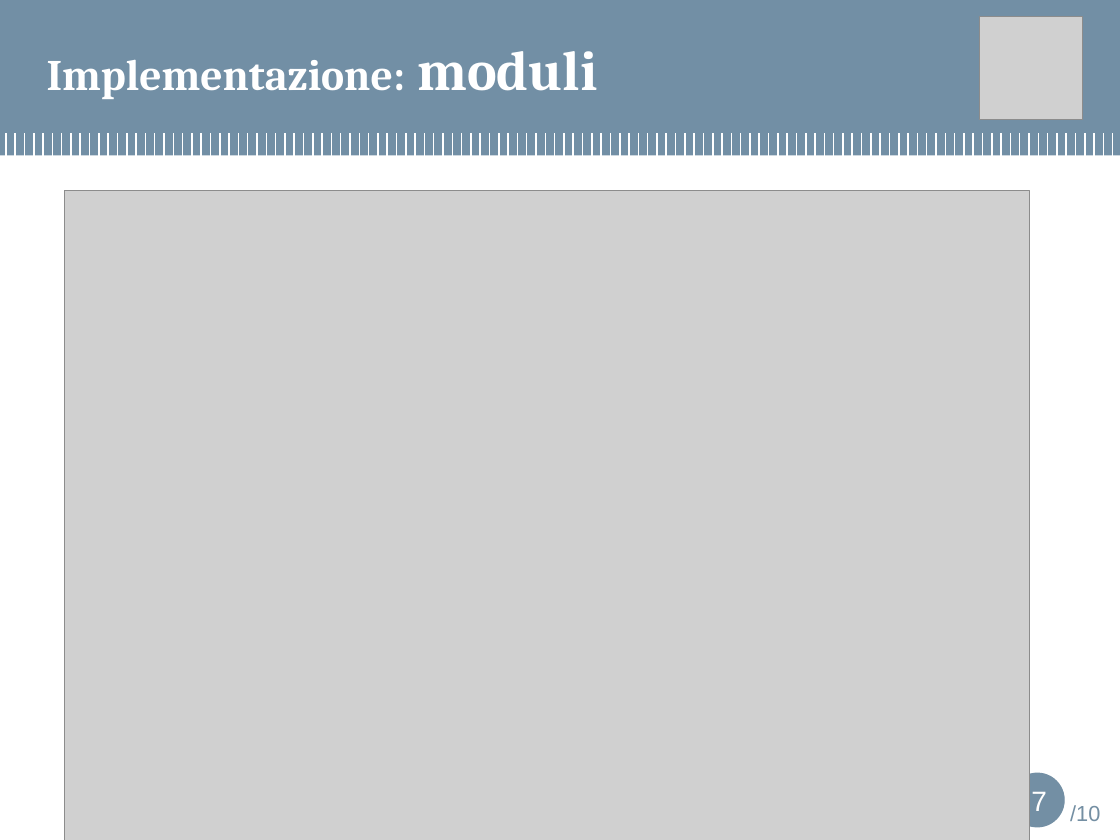
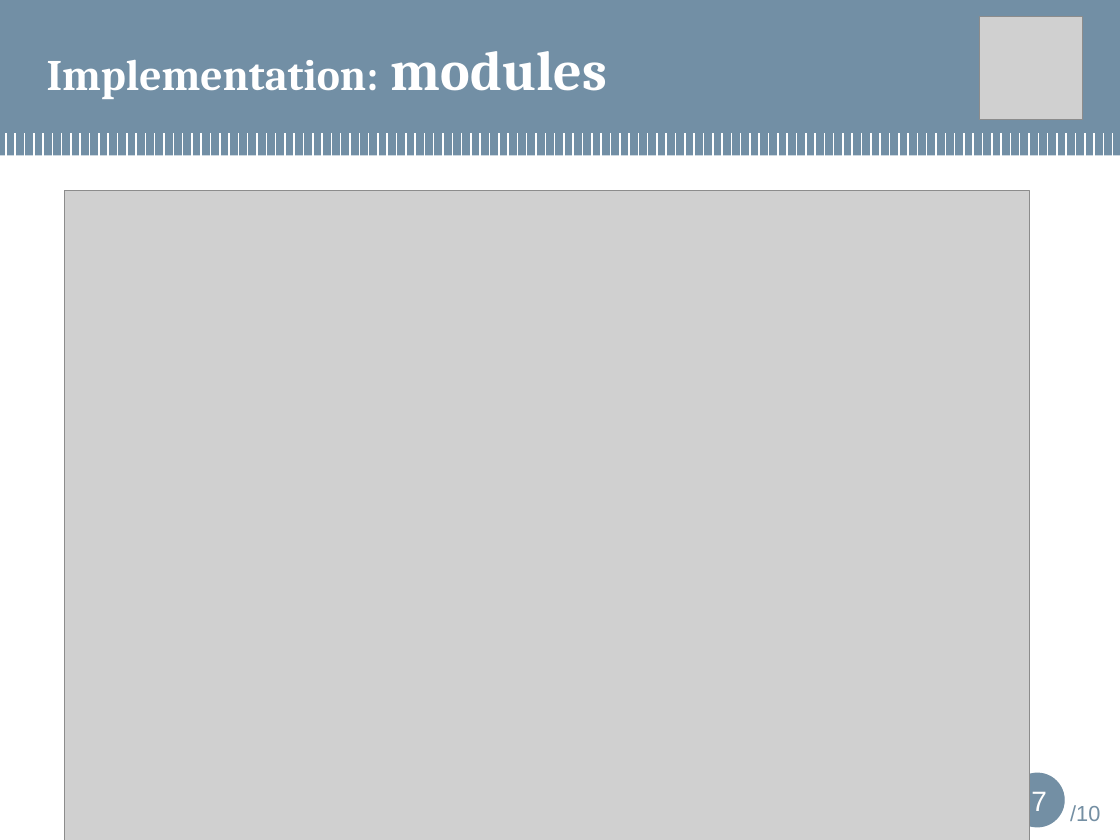
Before and after one commit to maeprojects/jumpapp, a slide deck: slide 7 of bozza presentation.pptx. Drawn at 1120x840 pixels with LibreOffice and Linux fonts; fonts in the diff are those of the drawing; grey boxes stand for pictures; background and template pictures are left out. Boxes give left, top, right and bottom in pixels: in the first picture for what was removed or moved away, otherwise in the second. Text is boxed around its words. In the diff, an @@ line names an element or a change of style, - is before the commit and + after.

```diff
--- a/bozza presentation.pptx
+++ b/bozza presentation.pptx
@@ title at [47,51,608,99]: text changed @@
-Implementazione: moduli
+Implementation: modules
```
Also in this commit, not shown: 9 other slides changed.
